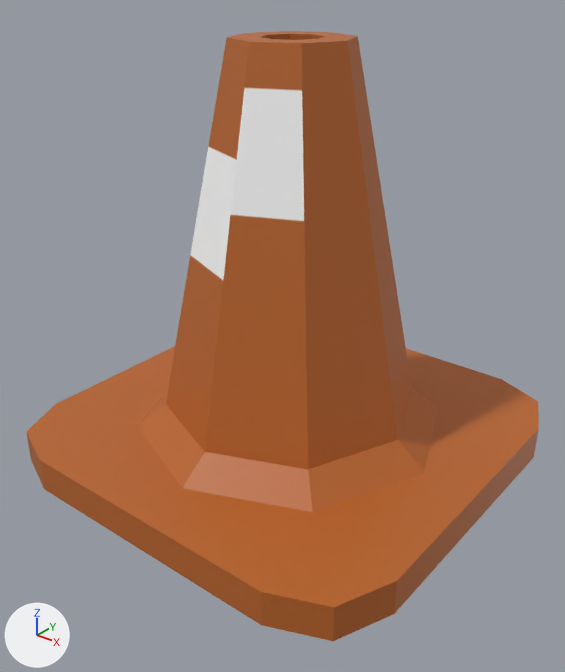
Renders of the glTF model assets/traffic_cone/model.glb from each side of a commit.
The view is the same before and after, from a 50 mm lens placed at (0.617, -0.792, 0.494), pointed at (0.017, -0.041, 0.029). The axes (+X, +Y, +Z) are drawn at lower left. The lights are the same throughout. Objects named as collision shapes, trigger or cutter boxes, shadow casters or lower levels of detail are left out. Where no turn or scale is listed for an object, it has been applied to the vertices. Vertices at the same position are counted once.

Script lines for the objects in view, before the commit:
```python
mat_material = principled_material('Material')
mat_material.texture = img_texture
me_mesh_001 = bpy.data.meshes.new('mesh.001')
me_mesh_001.from_pydata(...)  # 136 vertices, 272 faces; spans x -0.303..0.303, y -0.303..0.303, z -0.174..0.407
me_mesh_001.materials.append(mat_material)  # picture img_texture
ob_model = bpy.data.objects.new('model', me_mesh_001)
ob_model.location = (0.0, 0.0, 0.0)
```
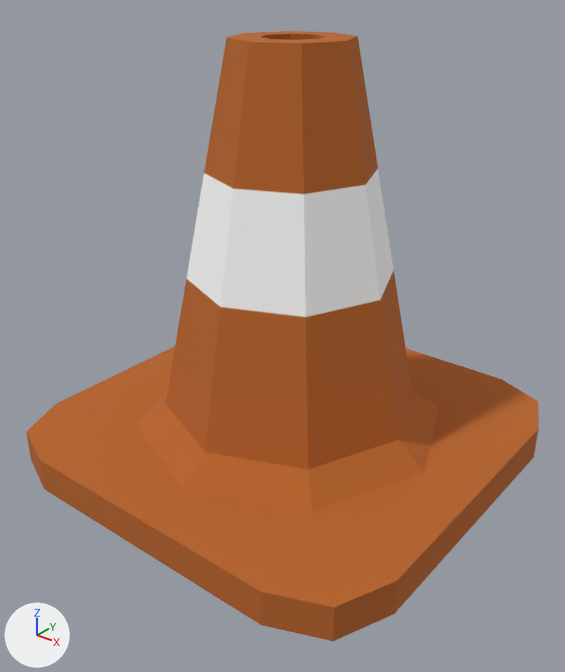
The change, as a list of edits to the scene's bpy script:
```text
Change mat_material:
    mat_material.roughness: 0.5 -> 1.0
Change me_mesh_001:
    where me_mesh_001.from_pydata(...)  # 136 vertices, 272 faces; spans x -0.303..0.303, y -0.303..0.303, z -0.174..0.407
    used by ob_model
    me_mesh_001 part 1: texture (UV) coordinates of 48 of 272 faces, centred in x -0.19..0.19, y -0.19..0.19, z -0.133..0.241, changed; they spanned u 0.01..0.99, v 0.01..0.96 and now span u 0.01..0.99, v 0.01..0.98
```

What differs and where, as boxes [x1, y1, x2, y2] in the pictures (565 x 672 px):
'model', surface changed
    both: [180, 31, 539, 608]
part 1 of me_mesh_001, surface changed
    both: [138, 36, 438, 512]
